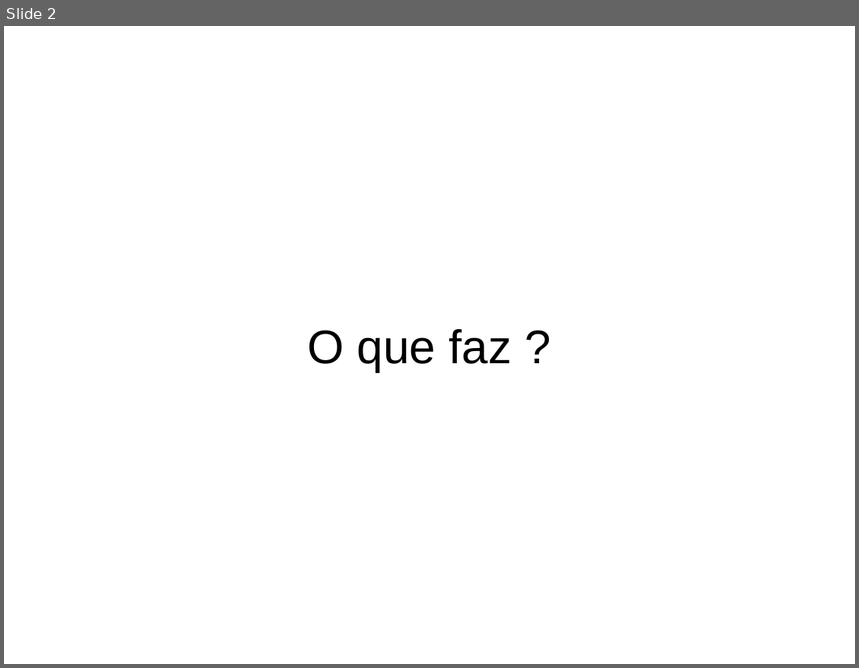
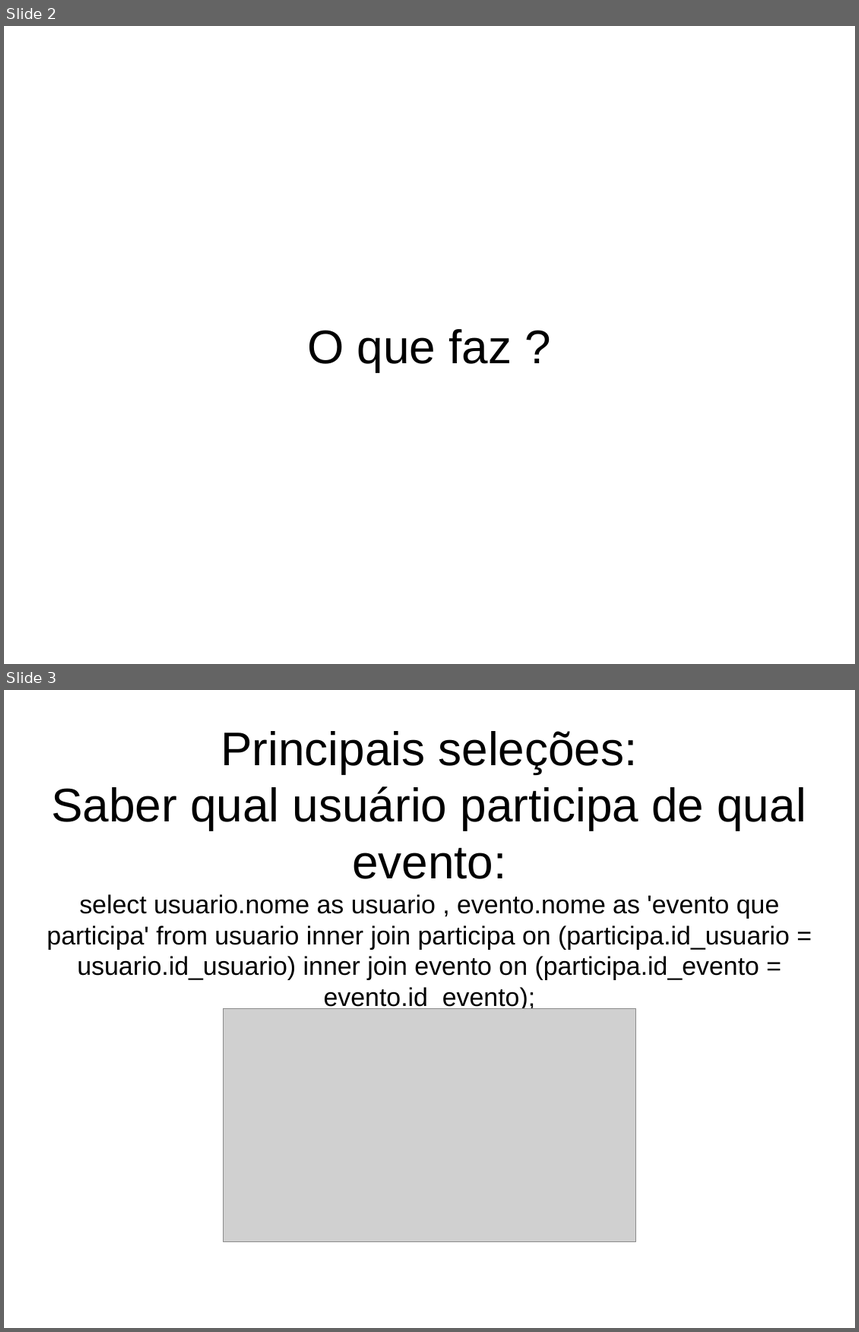
Before and after one commit to WagnerLucio123/Trabalho01, a slide deck: Trabalho de Banco de dados.odp. Shown one above the other, each under a label of ours: slide 2 before the commit, slides 2 and 3 after it. The pictures are 859x668 and 859x1332 pixels, drawn with LibreOffice and Linux fonts; fonts in the diff are those of the drawing; grey boxes stand for pictures; background and template pictures are left out. Boxes give left, top, right and bottom in pixels: in the first picture for what was removed or moved away, otherwise in the second. Text is boxed around its words. In the diff, an @@ line names an element or a change of style, - is before the commit and + after.

```diff
--- a/Trabalho de Banco de dados.odp
+++ b/Trabalho de Banco de dados.odp
@@ slide 3 added at [4,690,855,1328], background #FFFFFF @@
@@ title added at [47,731,806,1011], 24 pt, text #000000 @@
+Principais seleções:
+Saber qual usuário participa de qual evento:
+select usuario.nome as usuario , evento.nome as 'evento que participa' from usuario inner join participa on (participa.id_usuario = usuario.id_usuario) inner join evento on (participa.id_evento = evento.id_evento);
@@ picture added at [224,1009,636,1242] @@
```
Also in this commit, not shown: 1 slide changed, 7 other slides added.
